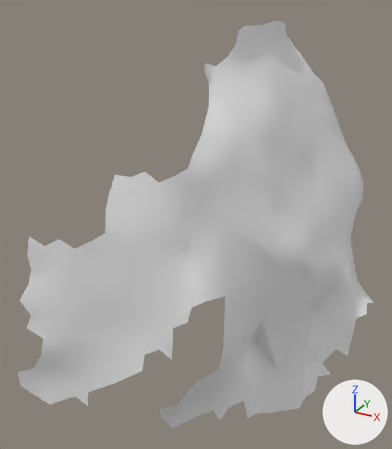
One commit to the OBJ model res/final/onecam_fullvolume/04/cleanedup/FullVolium.000710.obj: the scene before it, then after it.
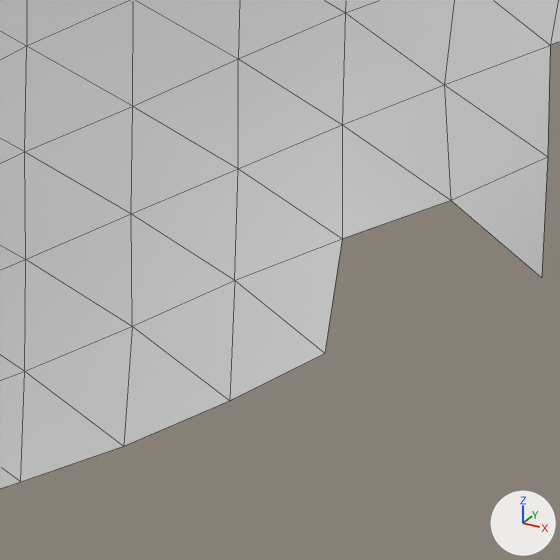
There are two pictures of each version: one whole from a 50 mm lens placed at (462.5, -183.0, 1114.0), pointed at (399.0, -67.5, 1056.3), one close up on the part from 25% to 44% of the width and 72% to 89% of the height. The lights are fixed; the arrows at lower right show +X, +Y and +Z. The close-ups show mesh edges as thin lines. Where no turn or scale is listed for an object, it has been applied to the vertices.

Names of what the first close-up shows: 'FullVolium.000710'.
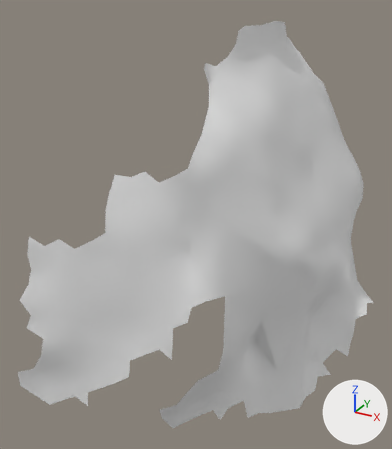
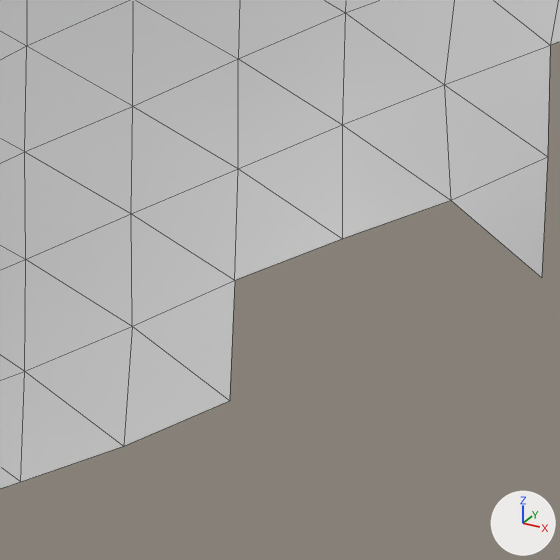
Location of each change, (x1, y1, x2, y2) in pixels of the close-ups (560 x 560 px):
part 1 of me_fullvolium_000710, deleted
    before: (230, 239, 342, 400)

Diff of the bpy script that builds the scene:
```diff
--- a/res/final/onecam_fullvolume/04/cleanedup/FullVolium.000710.obj.py
+++ b/res/final/onecam_fullvolume/04/cleanedup/FullVolium.000710.obj.py
@@ me_fullvolium_000710 @@
 me_fullvolium_000710.from_pydata(...)  # 643 vertices, 1175 faces; spans x 382.2..443.7, y -117.9..0.3, z 1010.8..1106.0
 # used by ob_fullvolium_000710; location = (0.0, 0.0, 0.0)
 # verts and faces of me_fullvolium_000710; kept vertices keep their numbers, new ones are numbered from 643
 # before: 22 (405.6, -108.2, 1042.1) at pixel (234, 280), 70 (405.8, -108.9, 1038.5) at pixel (229, 400), 83 (408.4, -106.8, 1043.7) at pixel (342, 238), 105 (408.3, -107.8, 1040.3) at pixel (324, 353)
+# me_fullvolium_000710 part 1
+delete_vertices([105])  # with the faces that use them
```
